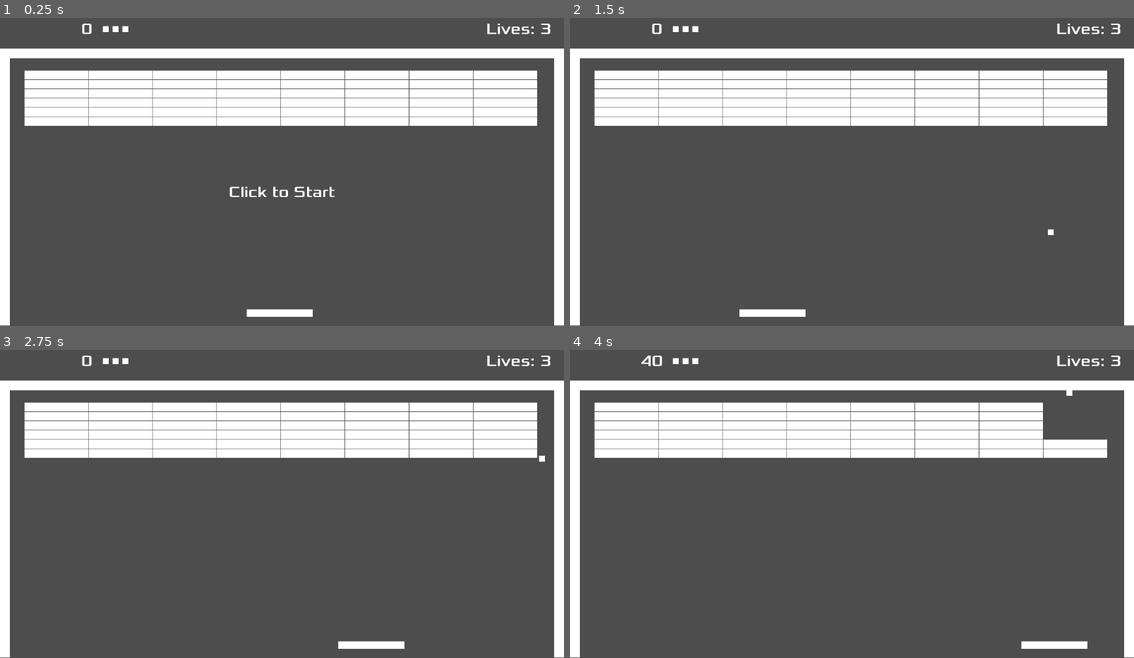
Above: before the commit, frames 1-4 (two rows, left to right).
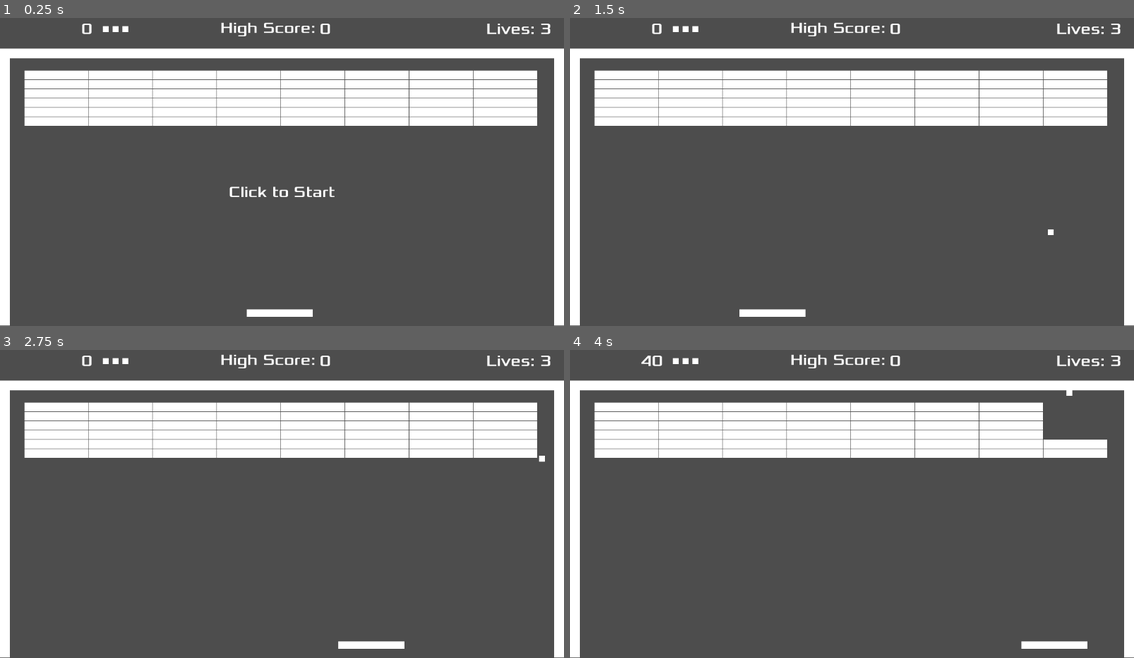
Above: after the commit, the same moments.

Repository: djaquay/breakout-gd
Game: Godot game, scene res://main.tscn
Two runs of this game, one before a commit and one after it. Both use one fixed random seed, a clock stepped at 60 frames per second and the inputs below.
Inputs (mouse positions are in pixels of both pictures, inside the frame that each line leads up to):
- Up to frame 1 (0.25 s): no input
- Up to frame 2 (1.5 s): tap Enter at 0.5 s; move the mouse to (976, 150) at 0.52 s; click (976, 150) at 0.6 s; click (976, 150) at 1.25 s; move the mouse to (739, 184) at 1.27 s; click (739, 184) at 1.35 s
- Up to frame 3 (2.75 s): click (169, 516) at 2 s; move the mouse to (338, 430) at 2.02 s; click (338, 430) at 2.1 s
- Up to frame 4 (4 s): click (908, 430) at 2.75 s; move the mouse to (823, 562) at 2.77 s; click (823, 562) at 2.85 s; move the mouse to (1021, 547) at 3.52 s; click (1021, 547) at 3.6 s

The runs differ from the first frame. In frame 1, 0.3% of the frame differs, in the area x 39-59%, y 1-6%; in frame 2, 0.3%; in frame 3, 0.3%; in frame 4, 0.3%.

Commit message:
high score save/load/display

Diff:
--- a/hud.gd
+++ b/hud.gd
@@ -3,6 +3,10 @@
 @export var lives: int
 var score = 0
 var in_game = false
+var high_score: int = 0
+
+const HIGH_SCORE_FILE: String = "user://high_score.ini"
+
 
 # Called when the node enters the scene tree for the first time.
 func _ready() -> void:
@@ -41,6 +45,7 @@
 	lives -= 1
 	update_lives()
 	if lives < 1:
+		save_high_score()
 		reset_game()
 
 
@@ -50,3 +55,28 @@
 	$GameOverTimer.start()
 	await $GameOverTimer.timeout
 	ready_to_start_game()
+
+
+func load_high_score() -> void:
+	if FileAccess.file_exists(HIGH_SCORE_FILE):
+		var config := ConfigFile.new()
+		config.load(HIGH_SCORE_FILE)
+
+		high_score = config.get_value("player", "high_score")
+	else:
+		high_score = -1
+		score = 0
+		save_high_score()
+
+	$HSLabel.text = str(high_score)
+
+
+func save_high_score() -> void:
+	if score > high_score:
+		var config := ConfigFile.new()
+
+		config.set_value("player", "high_score", score)
+
+		config.save(HIGH_SCORE_FILE)
+		high_score = score
+		$HSLabel.text = str(high_score)
--- a/hud.tscn
+++ b/hud.tscn
@@ -25,6 +25,16 @@
 theme_override_fonts/font = ExtResource("1_ht6fj")
 theme_override_font_sizes/font_size = 32
 text = "Lives:"
+horizontal_alignment = 2
+
+[node name="HSText" type="Label" parent="."]
+offset_left = 450.0
+offset_top = 18.0
+offset_right = 644.0
+offset_bottom = 57.0
+theme_override_fonts/font = ExtResource("1_ht6fj")
+theme_override_font_sizes/font_size = 32
+text = "High Score:"
 horizontal_alignment = 2
 
 [node name="StartText" type="Label" parent="."]
@@ -67,6 +77,15 @@
 text = "0"
 horizontal_alignment = 2
 
+[node name="HSLabel" type="Label" parent="."]
+offset_left = 653.0
+offset_top = 20.0
+offset_right = 751.0
+offset_bottom = 59.0
+theme_override_fonts/font = ExtResource("1_ht6fj")
+theme_override_font_sizes/font_size = 32
+text = "0"
+
 [node name="BallLeft1" type="ColorRect" parent="."]
 offset_left = 210.0
 offset_top = 34.0
--- a/main.gd
+++ b/main.gd
@@ -19,6 +19,7 @@
 	min_x = $LeftWall.position.x + 25  # had problems with wallSize not reflecting its scale, so I punted :/
 	max_x = $RightWall.position.x - 5 - player_size.x
 	$HUD.lives = 3
+	$HUD.load_high_score()
 
 
 func brick_setup() -> void:
Not shown, changed: README.md
